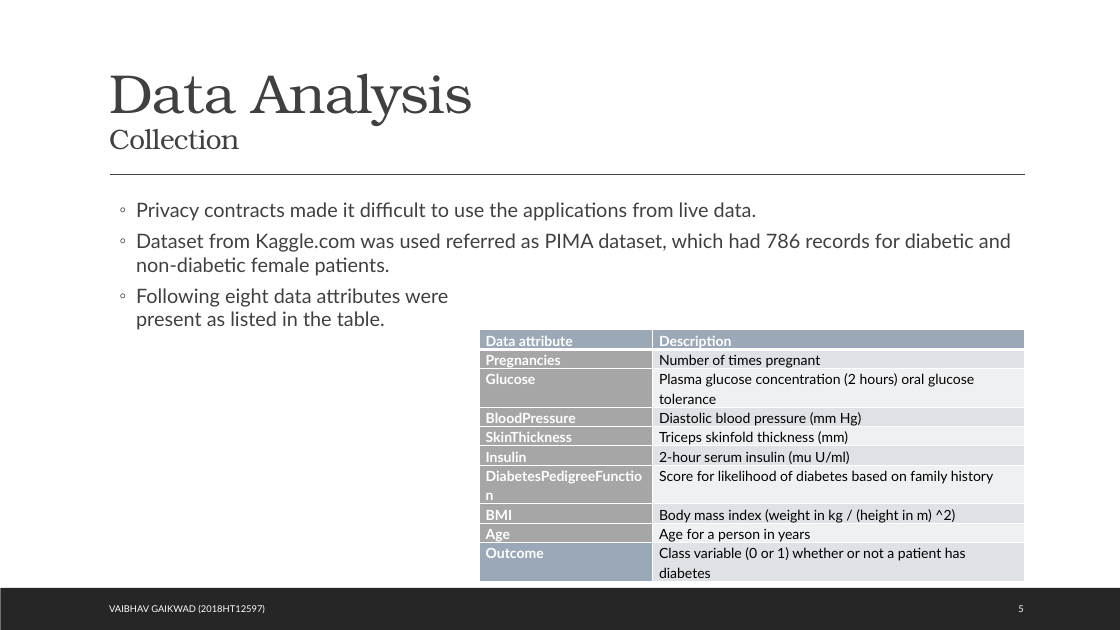
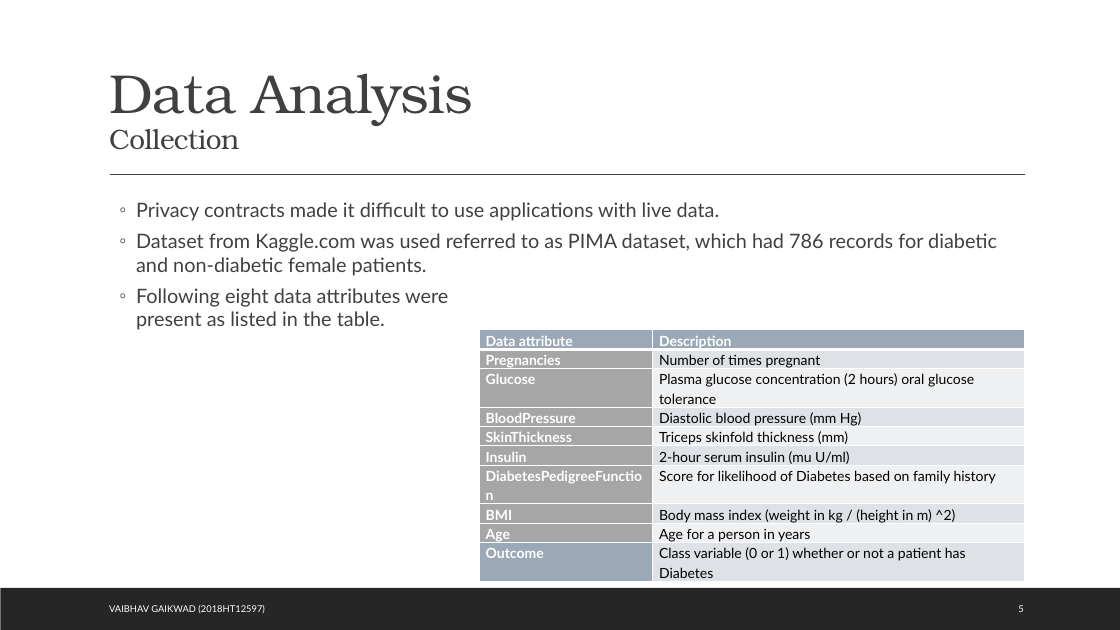
Before and after one commit to 767267/bits2018ht12597, a slide deck: slide 10 of docs/Quality of Care.pptx. Drawn at 1120x630 pixels with LibreOffice and Linux fonts; fonts in the diff are those of the drawing. Boxes give left, top, right and bottom in pixels: in the first picture for what was removed or moved away, otherwise in the second. Text is boxed around its words. In the diff, an @@ line names an element or a change of style, - is before the commit and + after.

```diff
--- a/docs/Quality of Care.pptx
+++ b/docs/Quality of Care.pptx
@@ text at [136,202,997,276]: text changed @@
-  ◦ Privacy contracts made it difficult to use the applications from live data.
-  ◦ Dataset from Kaggle.com was used referred as PIMA dataset, which had 786 records for diabetic and non-diabetic female patients.
+  ◦ Privacy contracts made it difficult to use applications with live data.
+  ◦ Dataset from Kaggle.com was used referred to as PIMA dataset, which had 786 records for diabetic and non-diabetic female patients.
@@ table at [480,330,1025,582] @@
-row 7, column 2: Score for likelihood of diabetes based on family history
+row 7, column 2: Score for likelihood of Diabetes based on family history
-row 10, column 2: Class variable (0 or 1) whether or not a patient has diabetes
+row 10, column 2: Class variable (0 or 1) whether or not a patient has Diabetes
```
Also in this commit, not shown: 8 other slides changed, 2 other files.
